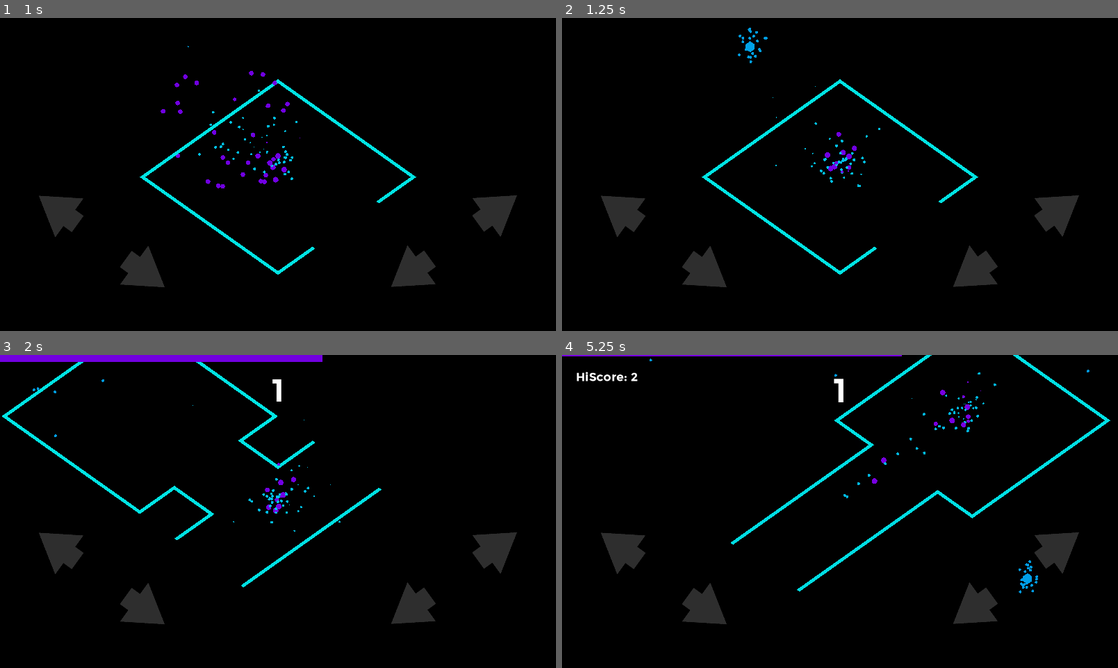
Above: before the commit, frames 1-4 (two rows, left to right).
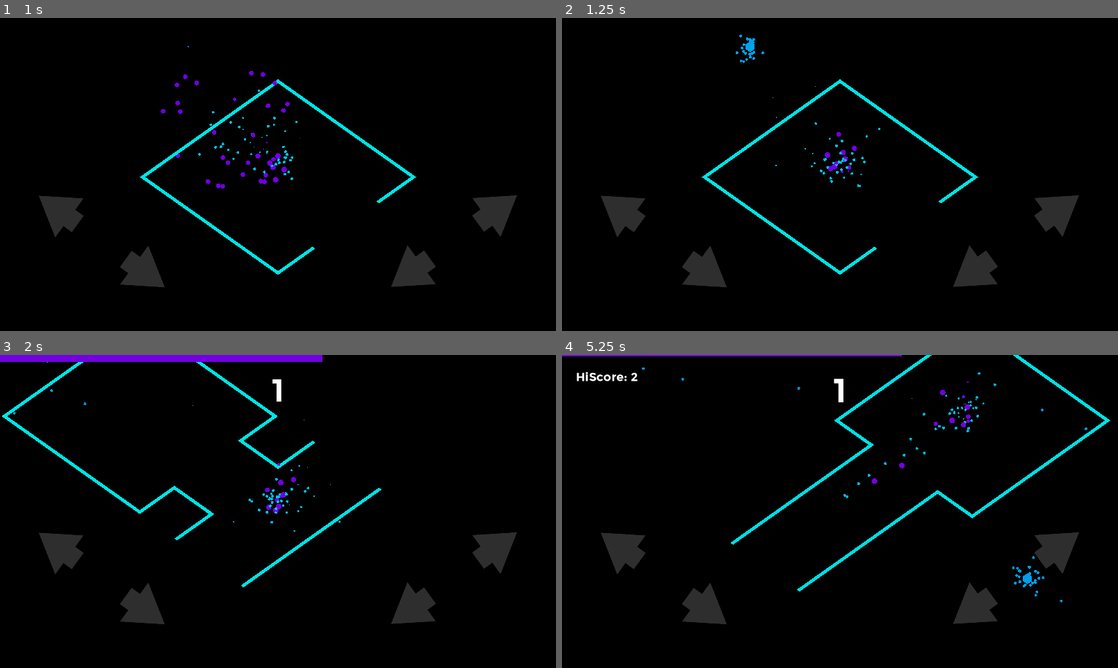
Above: after the commit, the same moments.

Repository: Pomoc48/iso-game
Game: Godot game, scene res://scenes/Level.tscn
Two runs of this game, one before a commit and one after it. Both use one fixed random seed, a clock stepped at 60 frames per second and the inputs below.
Inputs (mouse positions are in pixels of both pictures, inside the frame that each line leads up to):
- Up to frame 1 (1 s): click (55, 208) at 0.5 s
- Up to frame 2 (1.25 s): no input
- Up to frame 3 (2 s): click (144, 611) at 1.25 s
- Up to frame 4 (5.25 s): click (973, 611) at 2 s; click (1062, 549) at 2.75 s; click (617, 545) at 3.5 s; click (706, 611) at 4.25 s; click (973, 611) at 5 s

Frame 1 is identical in both runs. In frame 2, 0.1% of the frame differs, in the area x 31-53%, y 3-50%; in frame 3, less than 0.1%; in frame 4, 0.2%, in the area x 14-95%, y 1-80%.

Commit message:
Fix typo

Diff:
--- a/scenes/Level.tscn
+++ b/scenes/Level.tscn
@@ -1,7 +1,6 @@
 [gd_scene load_steps=28 format=3 uid="uid://cbnf5yg64ekl1"]
 
 [ext_resource type="Script" path="res://scripts/Player.gd" id="1"]
-[ext_resource type="Environment" uid="uid://dgjm5sud0ne78" path="res://enviroments/defaultEnviroment.tres" id="2"]
 [ext_resource type="Material" uid="uid://dfpo4albcak7l" path="res://materials/emission.tres" id="3"]
 [ext_resource type="Script" path="res://scripts/Interface.gd" id="4"]
 [ext_resource type="Script" path="res://scripts/PlatformSpace.gd" id="5"]
@@ -14,6 +13,7 @@
 [ext_resource type="PackedScene" uid="uid://bhh12kygm4q0h" path="res://scenes/platforms/Start.tscn" id="14"]
 [ext_resource type="Animation" uid="uid://bbwppl6j23w1e" path="res://animations/bounces/bounce3.res" id="14_a52y5"]
 [ext_resource type="Animation" uid="uid://clu8tjuykq3mq" path="res://animations/other/killcam.res" id="15_l45jc"]
+[ext_resource type="Environment" uid="uid://dgjm5sud0ne78" path="res://environments/defaultEnvironment.tres" id="16_q75gn"]
 [ext_resource type="FontFile" uid="uid://b5y15b7snm3bt" path="res://assets/fonts/montreal/Montreal-Bold.ttf" id="18"]
 [ext_resource type="Texture2D" uid="uid://bsipedq2k44on" path="res://assets/textures/Arrow2.png" id="20"]
 [ext_resource type="Curve" uid="uid://bln8on8w0c1ur" path="res://curves/scale.tres" id="32"]
@@ -351,6 +351,9 @@
 theme_override_fonts/font = SubResource("34")
 label_settings = SubResource("LabelSettings_h75dv")
 
+[node name="Decorations" type="Node3D" parent="."]
+script = ExtResource("6")
+
 [node name="Platforms" type="Node3D" parent="."]
 script = ExtResource("5")
 
@@ -442,10 +445,7 @@
 }
 
 [node name="WorldEnvironment" type="WorldEnvironment" parent="."]
-environment = ExtResource("2")
-
-[node name="Decorations" type="Node3D" parent="."]
-script = ExtResource("6")
+environment = ExtResource("16_q75gn")
 
 [connection signal="button_down" from="Interface/Main/Left/Left" to="Interface" method="_on_left_button_down"]
 [connection signal="button_down" from="Interface/Main/Left/Right" to="Interface" method="_on_right_button_down"]
Renamed: enviroments/defaultEnviroment.tres -> environments/defaultEnvironment.tres
